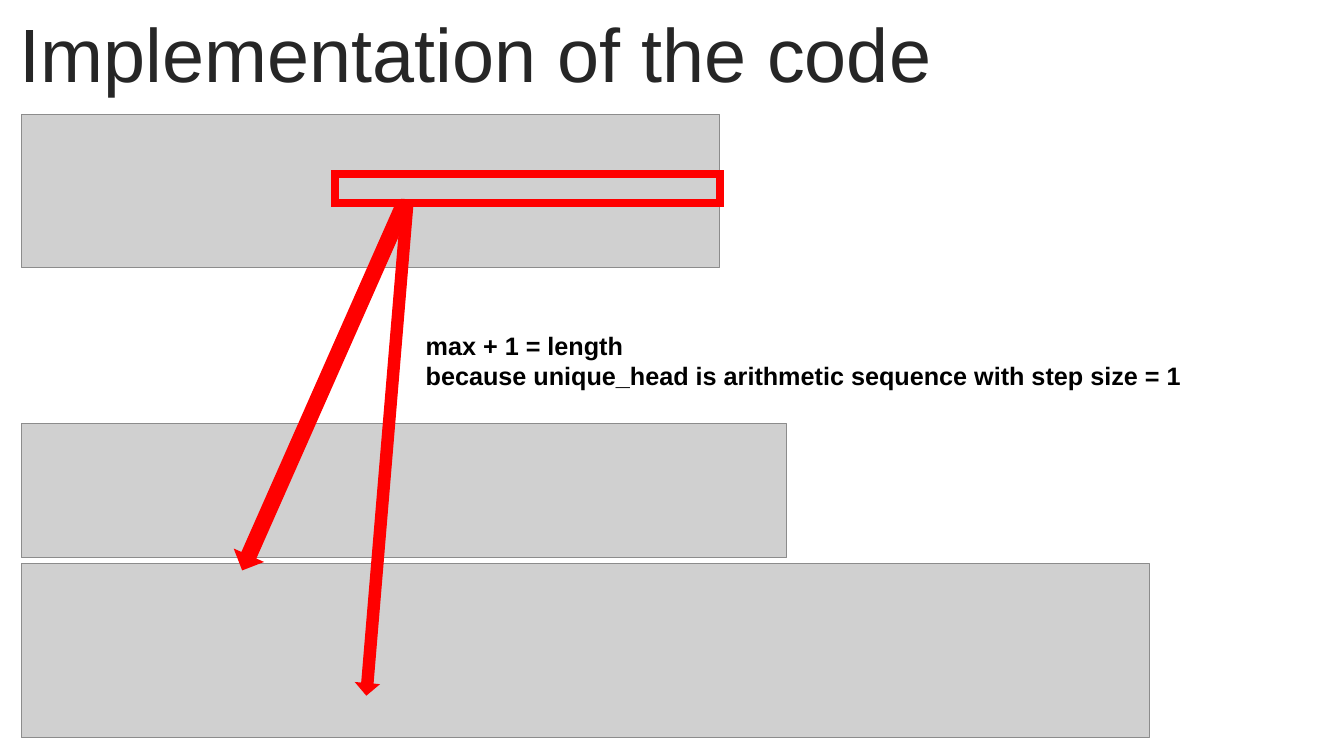
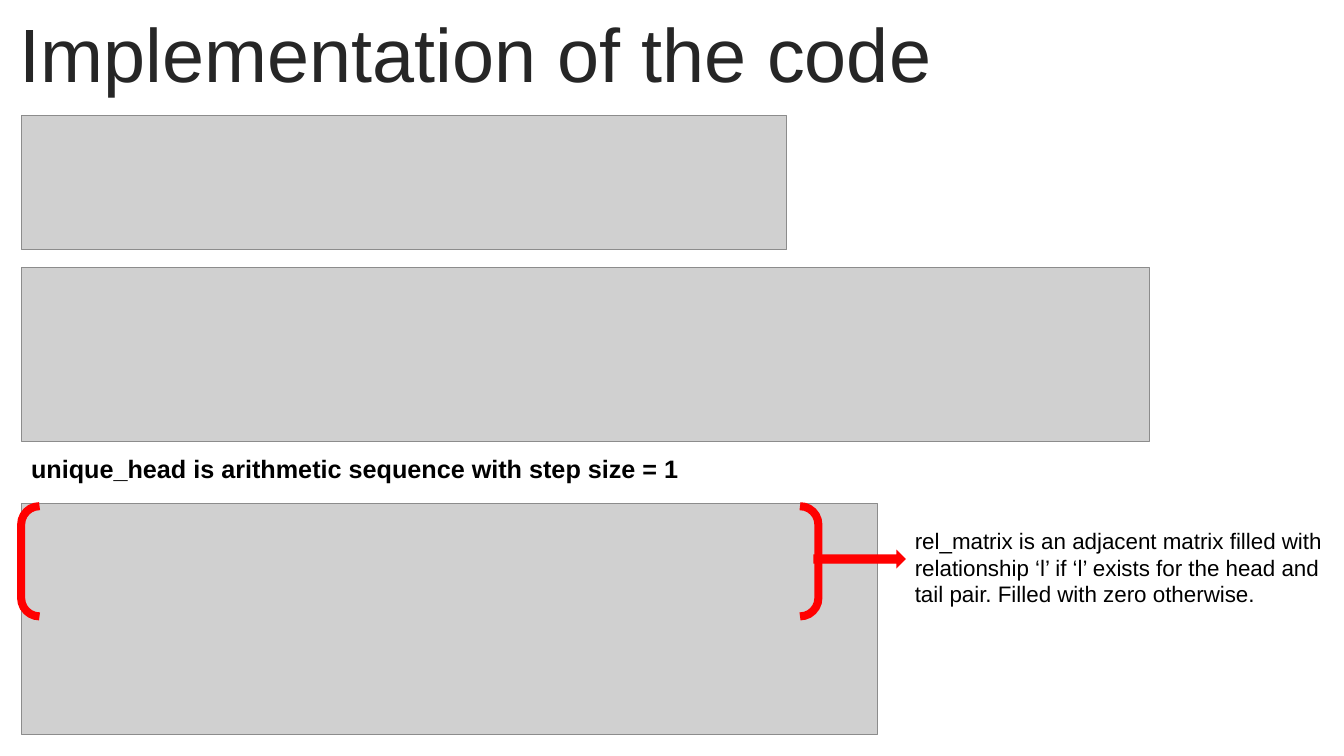
Before and after one commit to BeigeHW/KAIST_2022_Winter_Intern, a slide deck: slide 24 of Week 3 (1.17) 내꺼/TransE(내꺼)/TransE 발표/TransE.pptx. Drawn at 1344x756 pixels with LibreOffice and Linux fonts; fonts in the diff are those of the drawing; grey boxes stand for pictures. Boxes give left, top, right and bottom in pixels: in the first picture for what was removed or moved away, otherwise in the second. Text is boxed around its words. In the diff, an @@ line names an element or a change of style, - is before the commit and + after.

```diff
--- a/Week 3 (1.17) 내꺼/TransE(내꺼)/TransE 발표/TransE.pptx
+++ b/Week 3 (1.17) 내꺼/TransE(내꺼)/TransE 발표/TransE.pptx
@@ picture: place and size @@
-picture at [21,423,787,558]
+picture at [21,116,787,250]
@@ picture removed at [21,115,720,268] @@
@@ rectangle removed at [335,174,720,204] @@
@@ left arrow removed at [228,200,417,576] @@
@@ left arrow removed at [356,199,420,696] @@
@@ picture: place and size @@
-picture at [21,564,1149,738]
+picture at [21,267,1149,442]
@@ text at [31,459,678,484]: text changed @@
-max + 1 = length
-because unique_head is arithmetic sequence with step size = 1
+unique_head is arithmetic sequence with step size = 1
@@ picture added at [21,503,878,734] @@
@@ bracket pair added at [21,506,819,616], outline #FF0000 5.75 pt @@
@@ text added at [915,532,1322,607], 16 pt, text #000000 @@
+rel_matrix is an adjacent matrix filled with
+relationship ‘l’ if ‘l’ exists for the head and tail pair. Filled with zero otherwise.
@@ left arrow added at [815,552,905,568], fill #FF0000, outline #FF0000 1 pt @@
```
Also in this commit, not shown: 2 other slides changed, 11 other files.
